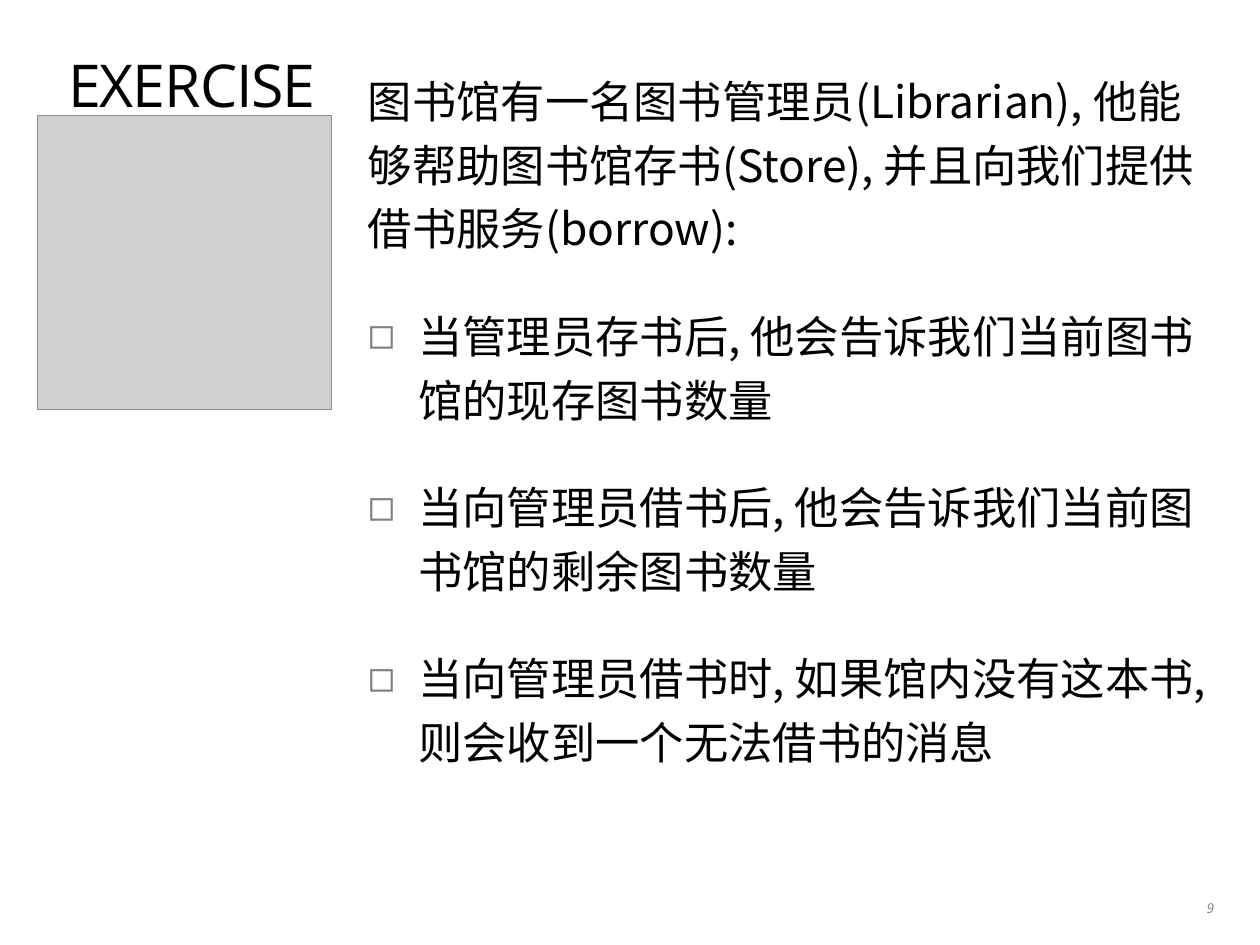
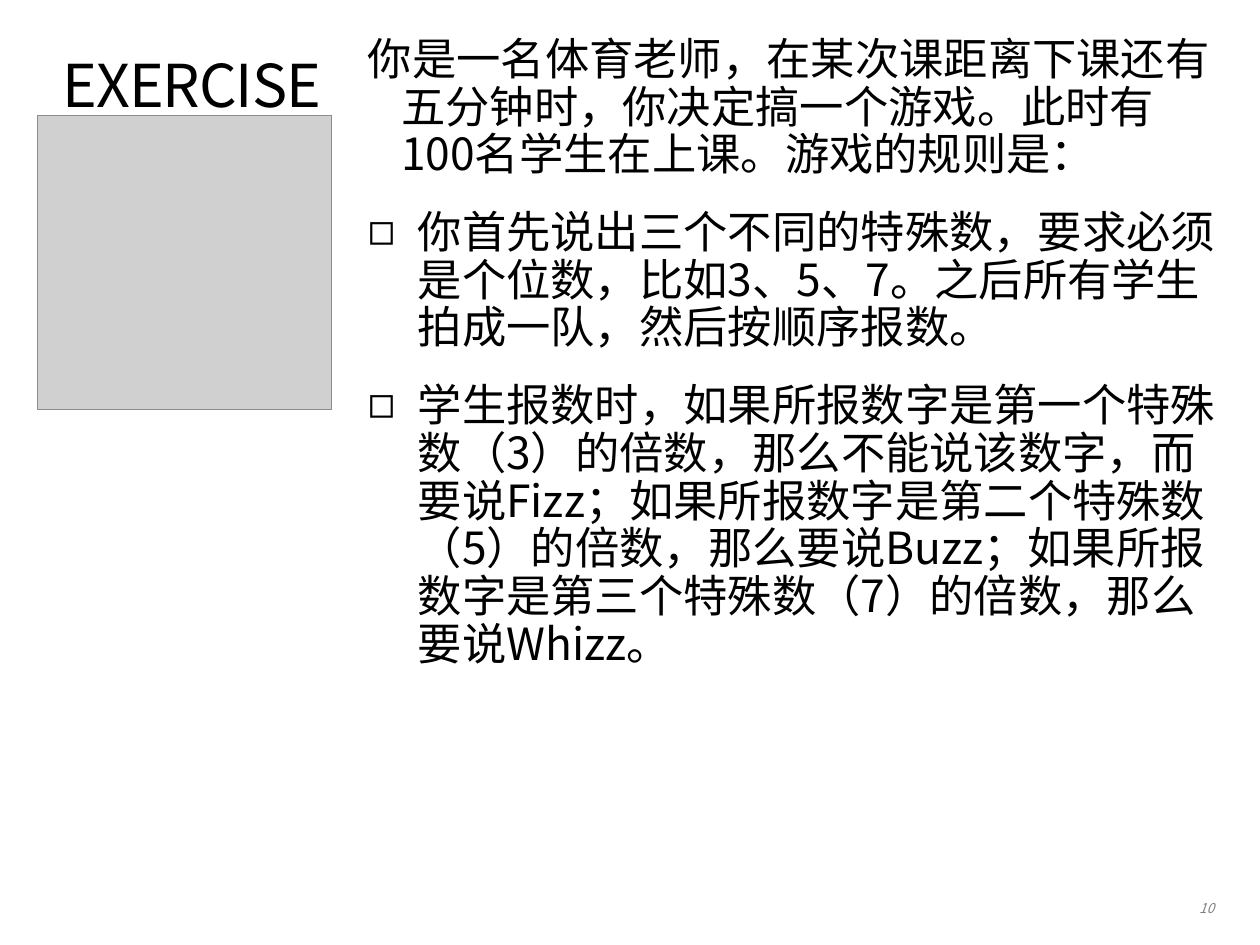
Before and after one commit to coney/c-training, a slide deck: slide 10 of UT/.slides/01-introduction-to-gtest.pptx (slide 9 before the commit). Drawn at 1260x945 pixels with LibreOffice and Linux fonts; fonts in the diff are those of the drawing; grey boxes stand for pictures. Boxes give left, top, right and bottom in pixels: in the first picture for what was removed or moved away, otherwise in the second. Text is boxed around its words. In the diff, an @@ line names an element or a change of style, - is before the commit and + after.

```diff
--- a/UT/.slides/01-introduction-to-gtest.pptx
+++ b/UT/.slides/01-introduction-to-gtest.pptx
@@ text at [368, 37, 1215, 664]: text changed @@
-图书馆有一名图书管理员(Librarian), 他能够帮助图书馆存书(Store), 并且向我们提供借书服务(borrow):
-◻ 当管理员存书后, 他会告诉我们当前图书馆的现存图书数量
-◻ 当向管理员借书后, 他会告诉我们当前图书馆的剩余图书数量
-◻ 当向管理员借书时, 如果馆内没有这本书, 则会收到一个无法借书的消息
+你是一名体育老师，在某次课距离下课还有五分钟时，你决定搞一个游戏。此时有100名学生在上课。游戏的规则是：
+◻ 你首先说出三个不同的特殊数，要求必须是个位数，比如3、5、7。之后所有学生拍成一队，然后按顺序报数。
+◻ 学生报数时，如果所报数字是第一个特殊数（3）的倍数，那么不能说该数字，而要说Fizz；如果所报数字是第二个特殊数（5）的倍数，那么要说Buzz；如果所报数字是第三个特殊数（7）的倍数，那么要说Whizz。
@@ title "EXERCISE" at [63, 63, 321, 123]: font Open Sans to Noto Sans CJK SC @@
@@ page number at [1199, 903, 1214, 913]: text changed; font Open Sans to Noto Sans CJK SC @@
-9
+10
```
Also in this commit, not shown: 5 other slides changed, 8 slides added, 10 other files.
